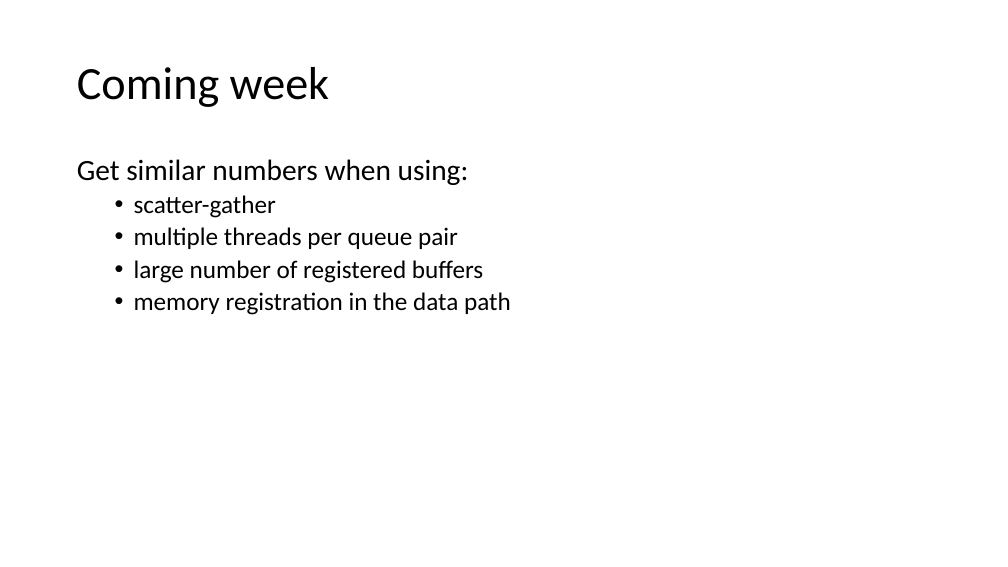
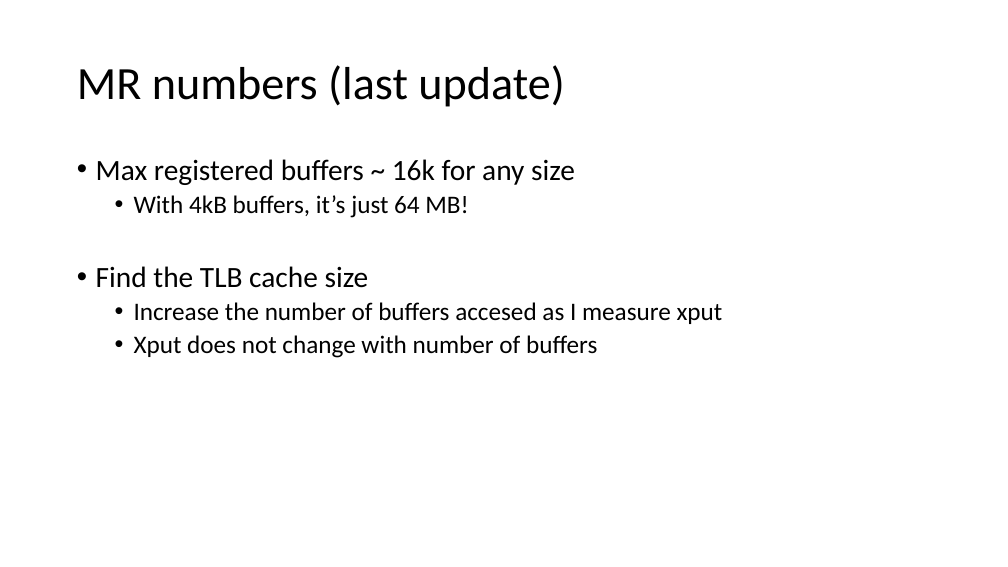
Before and after one commit to anilkyelam/spark-nic, a slide deck: slide 2 of slides/Anil-2020-12-14.pptx (slide 7 before the commit). Drawn at 1008x567 pixels with LibreOffice and Linux fonts; fonts in the diff are those of the drawing. Boxes give left, top, right and bottom in pixels: in the first picture for what was removed or moved away, otherwise in the second. Text is boxed around its words. In the diff, an @@ line names an element or a change of style, - is before the commit and + after.

Commit message:
slides

```diff
--- a/slides/Anil-2020-12-14.pptx
+++ b/slides/Anil-2020-12-14.pptx
@@ title at (77, 65, 564, 107): text changed @@
-Coming week
+MR numbers (last update)
@@ text at (96, 159, 723, 358): text changed @@
-Get similar numbers when using:
-  • scatter-gather
-  • multiple threads per queue pair
-  • large number of registered buffers
-  • memory registration in the data path
+• Max registered buffers ~ 16k for any size
+  • With 4kB buffers, it’s just 64 MB!
+• Find the TLB cache size
+  • Increase the number of buffers accesed as I measure xput
+  • Xput does not change with number of buffers
```
Also in this commit, not shown: 1 other slide changed, 15 slides added, 7 slides removed, 4 other files.
